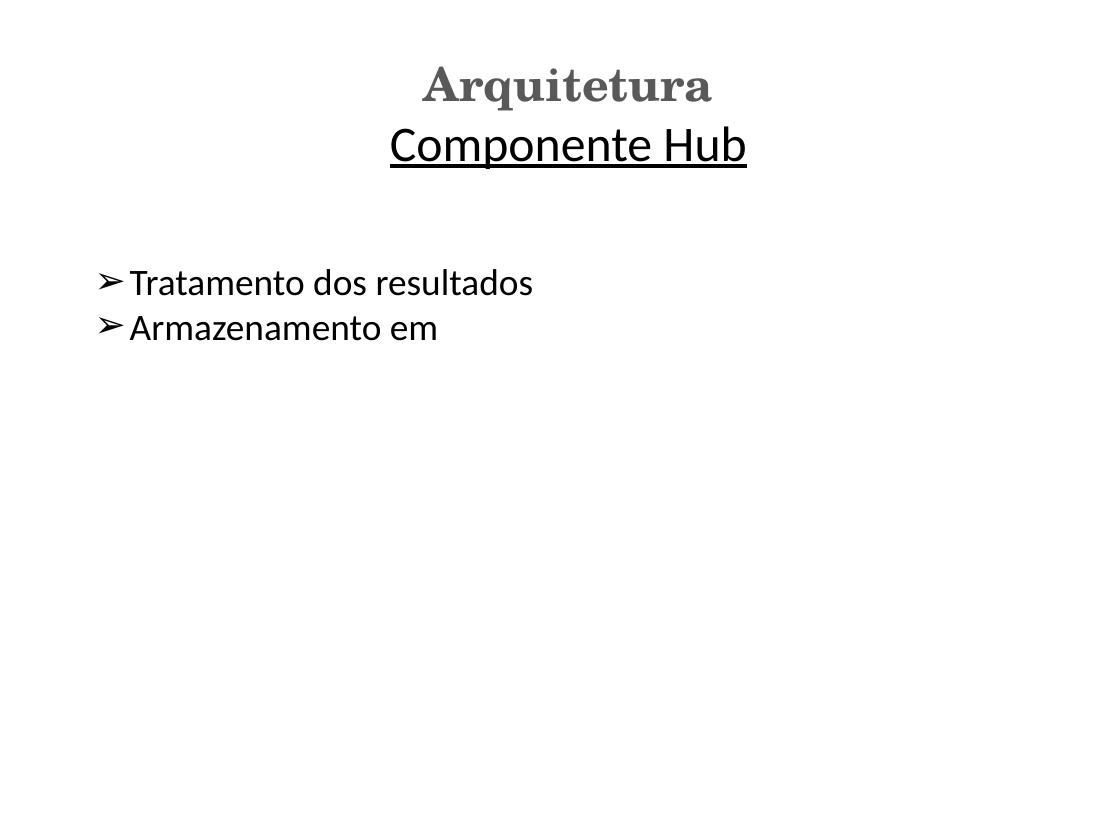
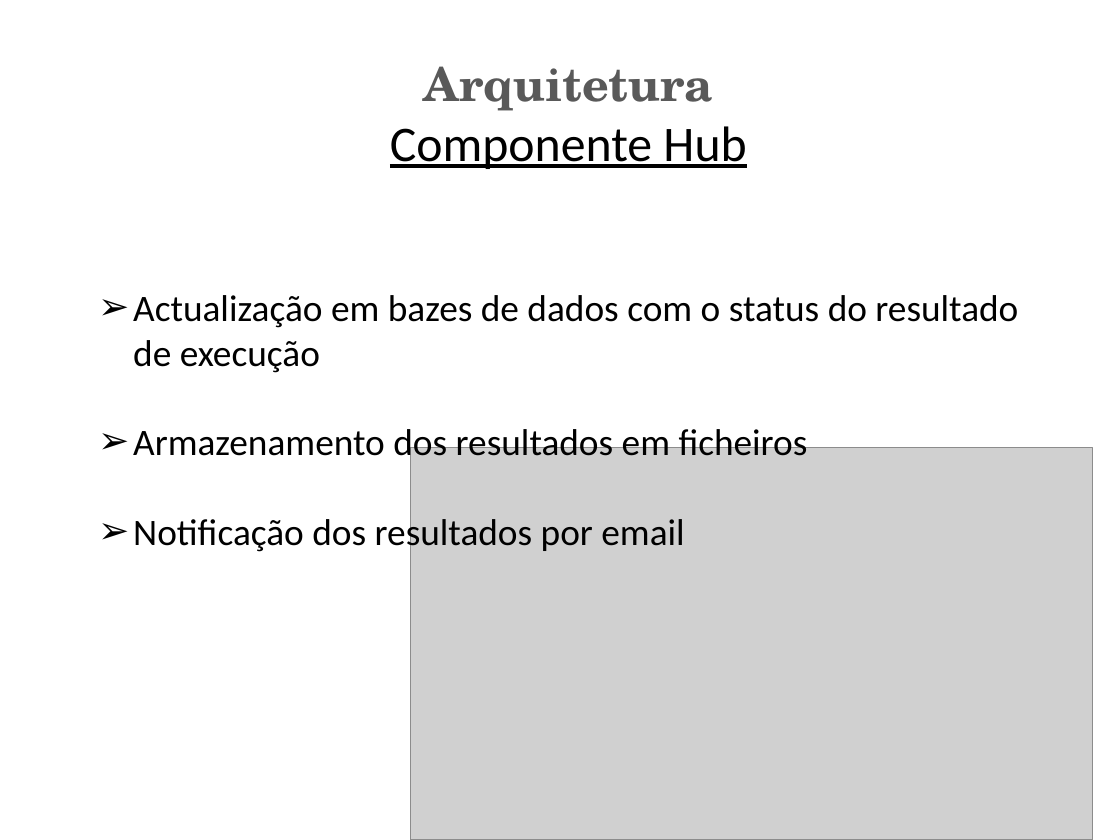
Before and after one commit to marcinschi-iuri/ciaasDocs, a slide deck: slide 11 of PCIS.pptx. Drawn at 1120x840 pixels with LibreOffice and Linux fonts; fonts in the diff are those of the drawing; grey boxes stand for pictures. Boxes give left, top, right and bottom in pixels: in the first picture for what was removed or moved away, otherwise in the second. Text is boxed around its words. In the diff, an @@ line names an element or a change of style, - is before the commit and + after.

```diff
--- a/PCIS.pptx
+++ b/PCIS.pptx
@@ text removed at [130,269,534,341] @@
-➢ Tratamento dos resultados
-➢ Armazenamento em
@@ text added at [133,295,1018,555], 24 pt, text #000000 @@
+➢ Actualização em bazes de dados com o status do resultado de execução
+➢ Armazenamento dos resultados em ficheiros
+➢ Notificação dos resultados por email
@@ picture added at [410,448,1092,840] @@
```
Also in this commit, not shown: 5 other slides changed, 1 other file.
